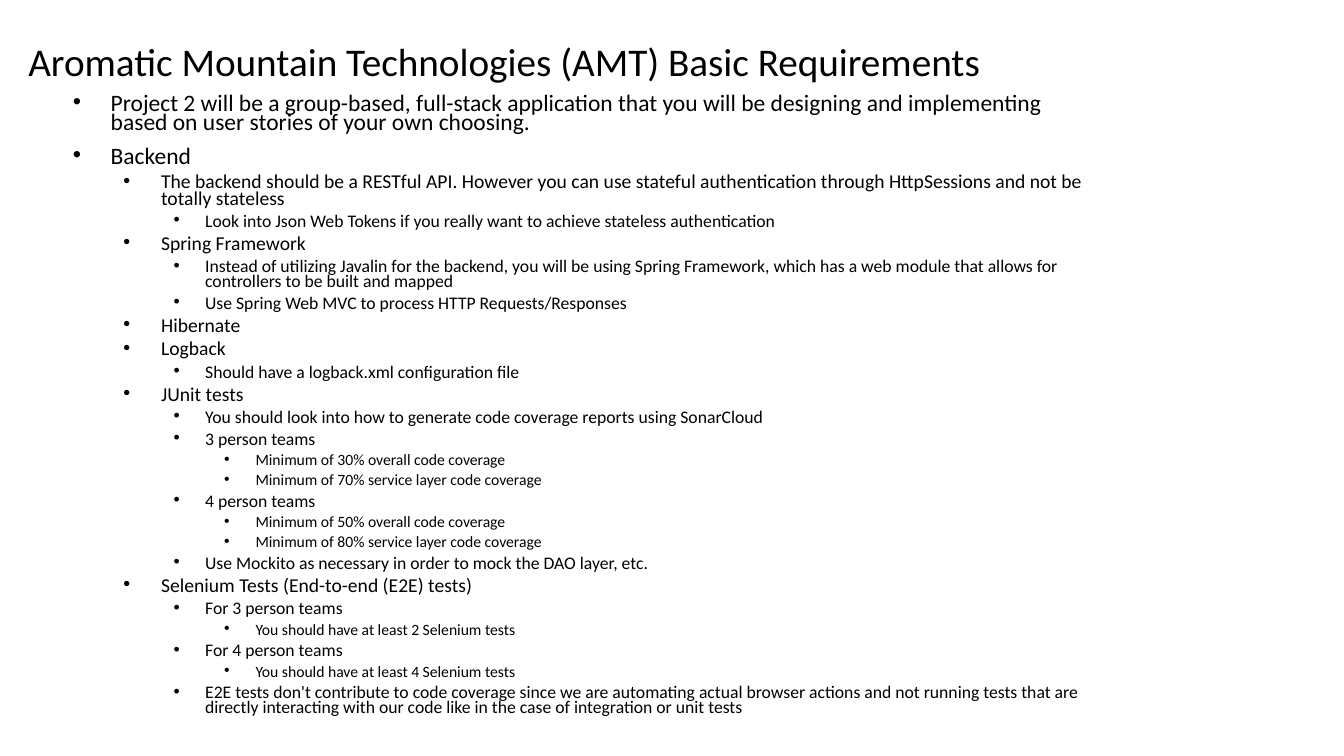
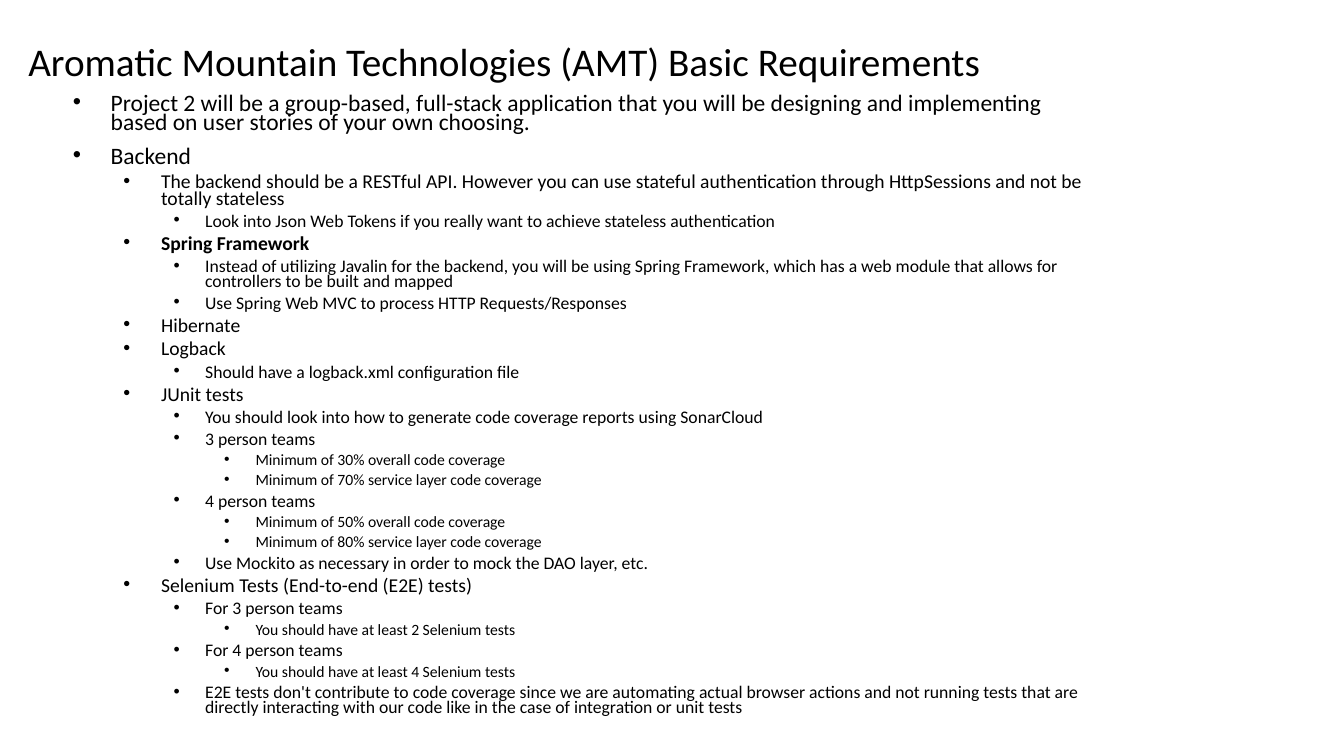
Before and after one commit to tlw8253/Aromatic-Mountain-Technologies-BE, a slide deck: slide 3 of docs/AMT.pptx. Drawn at 1344x756 pixels with LibreOffice and Linux fonts; fonts in the diff are those of the drawing. Boxes give left, top, right and bottom in pixels: in the first picture for what was removed or moved away, otherwise in the second. Text is boxed around its words. In the diff, an @@ line names an element or a change of style, - is before the commit and + after.

```diff
--- a/docs/AMT.pptx
+++ b/docs/AMT.pptx
@@ subtitle at bbox=[161, 236, 309, 254]: bold on in "Spring Framework" @@
```
Also in this commit, not shown: 3 other slides changed, 5 slides removed, 35 other files.
